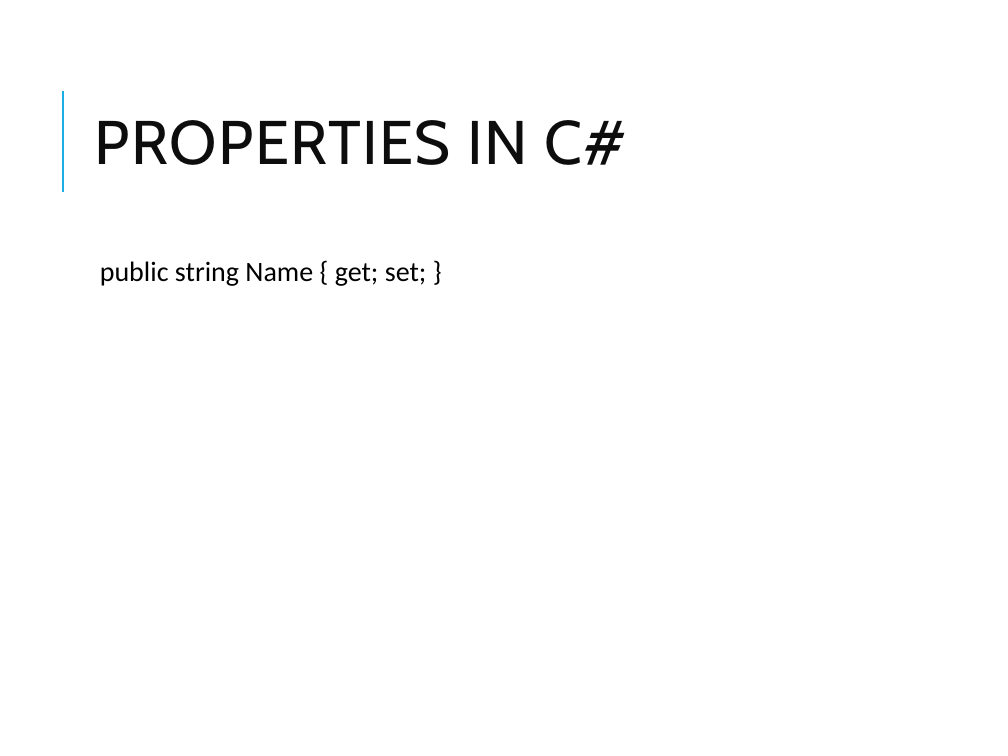
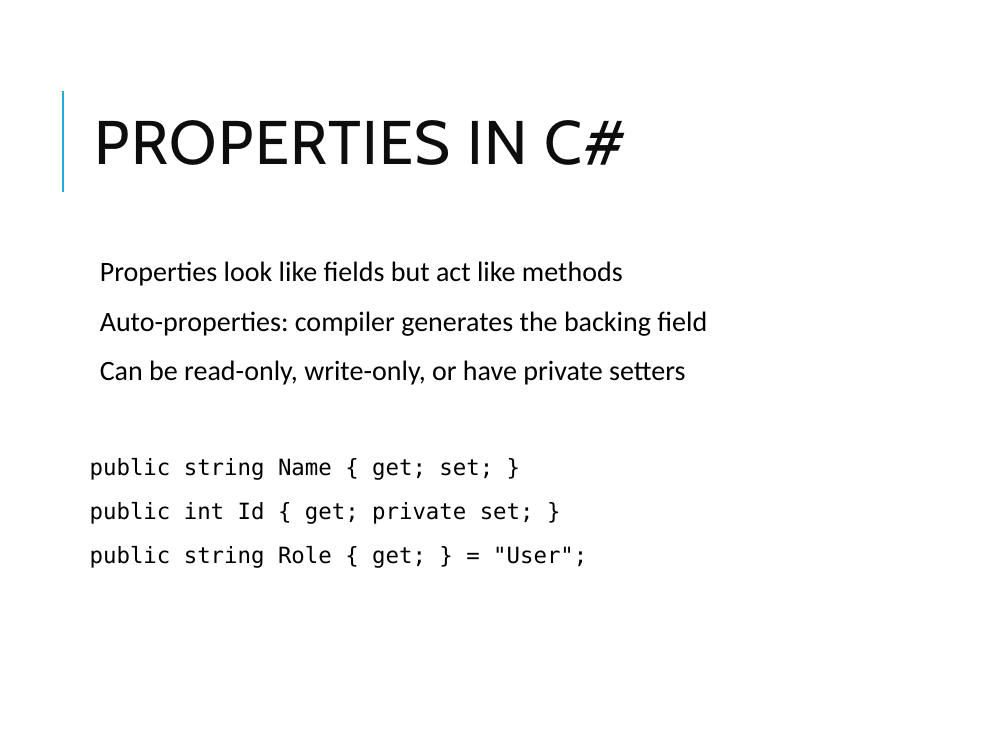
Before and after one commit to vikash-verma-profile/dotnet-epsilon-2026-May, a slide deck: slide 12 of Day-2/OOP_CSharp.pptx (slide 8 before the commit). Drawn at 1008x756 pixels with LibreOffice and Linux fonts; fonts in the diff are those of the drawing. Boxes give left, top, right and bottom in pixels: in the first picture for what was removed or moved away, otherwise in the second. Text is boxed around its words. In the diff, an @@ line names an element or a change of style, - is before the commit and + after.

```diff
--- a/Day-2/OOP_CSharp.pptx
+++ b/Day-2/OOP_CSharp.pptx
@@ text at bbox=[100, 261, 707, 385]: paragraphs added @@
+  Properties look like fields but act like methods
+  Auto-properties: compiler generates the backing field
+  Can be read-only, write-only, or have private setters
@@ text at bbox=[90, 458, 493, 480]: size 20 to 16 pt, font Calibri to DejaVu Sans Mono in "public string Name { get; set; }"; bullet   to none @@
@@ text at bbox=[90, 502, 587, 568]: paragraphs added @@
+public int Id { get; private set; }
+public string Role { get; } = "User";
```
Also in this commit, not shown: 19 other slides changed, 13 slides added, 1 slide removed, 9 other files.
